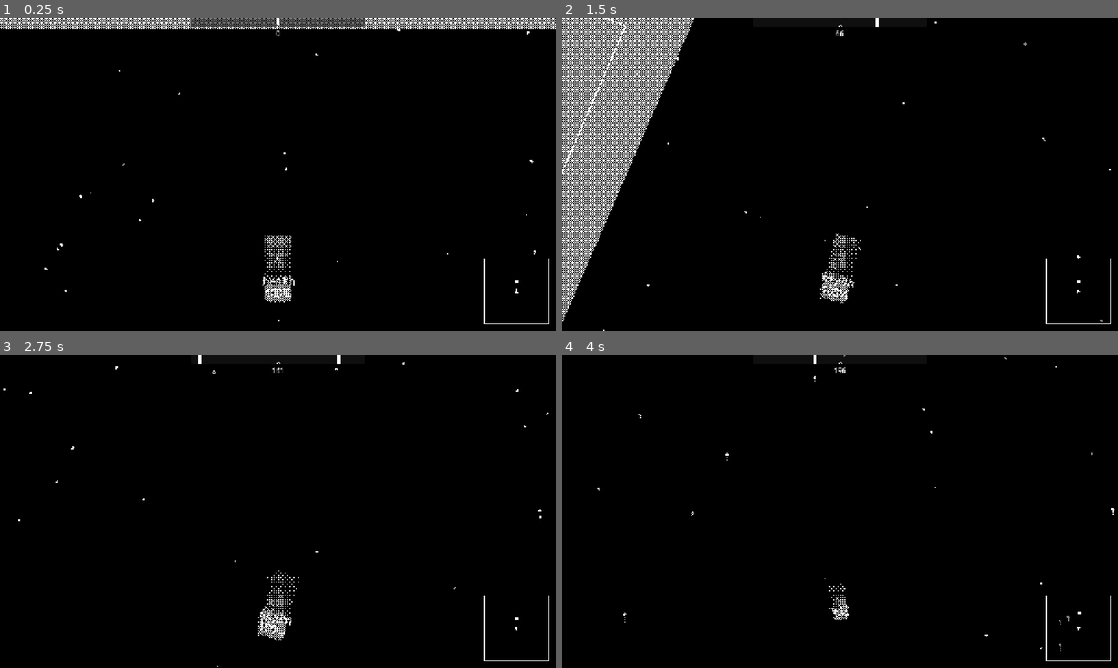
Above: before the commit, frames 1-4 (two rows, left to right).
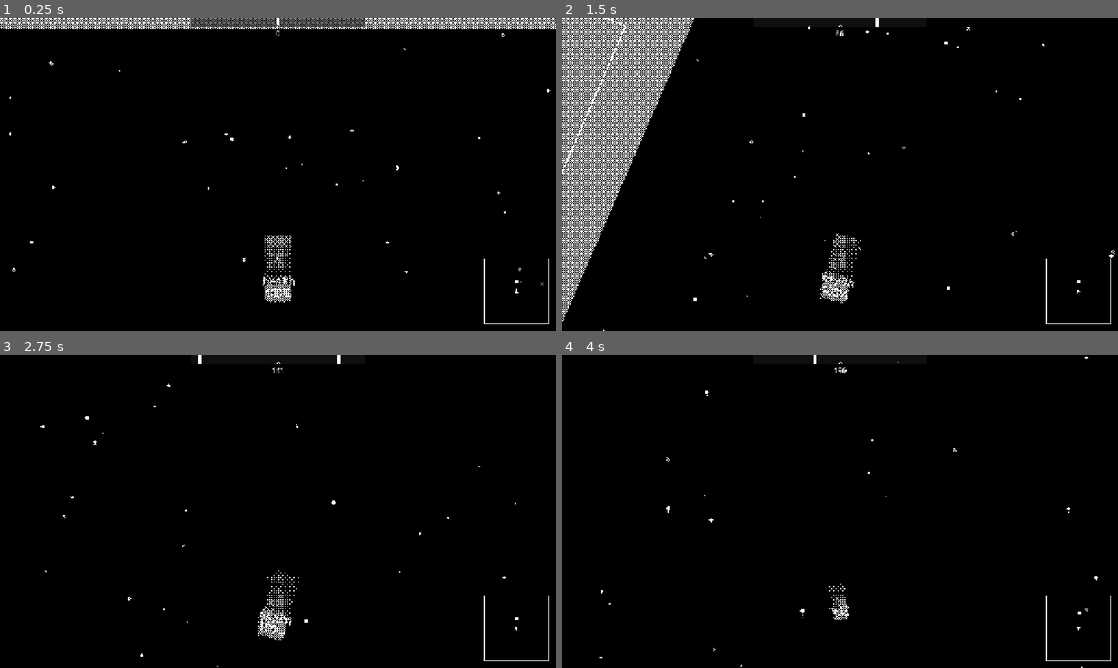
Above: after the commit, the same moments.

Repository: liamfmoran/1-bit-jam
Game: Godot game, scene res://scenes/main.tscn
Same seed, same stepped clock (60 frames per second), same inputs: the game is played once before the commit and once after it. The engine's default icon, where the game draws it, is replaced by a stand-in: a white triangle on a blue panel in a dark square.
Inputs:
- Up to frame 1 (0.25 s): no input
- Up to frame 2 (1.5 s): tap Enter (ui_accept) at 0.5, 0.77 s; hold D (turn_right) 0.53-1.28 s; hold E (brake) from 1.28 s (still down)
- Up to frame 3 (2.75 s): tap Enter (ui_accept) at 1.52 s; release E (brake) at 2.03 s; hold D (turn_right) from 2.03 s (still down)
- Up to frame 4 (4 s): release D (turn_right) at 2.78 s; hold W (thrust_forward) 2.78-3.53 s; tap Enter (ui_accept) at 3.02, 3.77 s; hold A (turn_left) from 3.53 s (still down)

The runs differ from the first frame. In frame 1, 0.1% of the frame differs, in the area x 1-99%, y 3-97%; in frame 2, 0.1%; in frame 3, 0.1%; in frame 4, 0.1%.

Commit message:
Tweaked the starfield

Diff:
--- a/shaders/starfield.gdshader
+++ b/shaders/starfield.gdshader
@@ -80,10 +80,15 @@
 void fragment() {
 	vec2 player_screen_pos = player_screen_uv / SCREEN_PIXEL_SIZE;
 	float brightness = 0.0;
-	brightness = max(brightness, star_layer(FRAGCOORD.xy, player_screen_pos, 80.0, 0.8, 0.12, 0.05, 1.7));
-	brightness = max(brightness, star_layer(FRAGCOORD.xy, player_screen_pos, 72.0, 0.9, 0.14, 0.10, 3.4));
-	brightness = max(brightness, star_layer(FRAGCOORD.xy, player_screen_pos, 65.0, 1.0, 0.15, 0.15, 5.1));
-	brightness = max(brightness, star_layer(FRAGCOORD.xy, player_screen_pos, 58.0, 1.1, 0.12, 0.20, 7.8));
-	brightness = max(brightness, star_layer(FRAGCOORD.xy, player_screen_pos, 50.0, 1.3, 0.10, 0.25, 9.3));
+	brightness = max(brightness, star_layer(FRAGCOORD.xy, player_screen_pos, 80.0, 0.70, 0.06, 0.020,  1.7));
+	brightness = max(brightness, star_layer(FRAGCOORD.xy, player_screen_pos, 77.0, 0.82, 0.06, 0.027,  2.3));
+	brightness = max(brightness, star_layer(FRAGCOORD.xy, player_screen_pos, 73.0, 0.94, 0.06, 0.037,  4.1));
+	brightness = max(brightness, star_layer(FRAGCOORD.xy, player_screen_pos, 70.0, 1.07, 0.06, 0.050,  5.8));
+	brightness = max(brightness, star_layer(FRAGCOORD.xy, player_screen_pos, 67.0, 1.19, 0.06, 0.068,  6.5));
+	brightness = max(brightness, star_layer(FRAGCOORD.xy, player_screen_pos, 63.0, 1.32, 0.06, 0.092,  7.2));
+	brightness = max(brightness, star_layer(FRAGCOORD.xy, player_screen_pos, 60.0, 1.44, 0.06, 0.125,  8.6));
+	brightness = max(brightness, star_layer(FRAGCOORD.xy, player_screen_pos, 57.0, 1.56, 0.06, 0.170,  9.3));
+	brightness = max(brightness, star_layer(FRAGCOORD.xy, player_screen_pos, 53.0, 1.69, 0.06, 0.230, 11.1));
+	brightness = max(brightness, star_layer(FRAGCOORD.xy, player_screen_pos, 50.0, 1.80, 0.06, 0.300, 12.4));
 	COLOR = vec4(1.0, 1.0, 1.0, brightness);
 }
